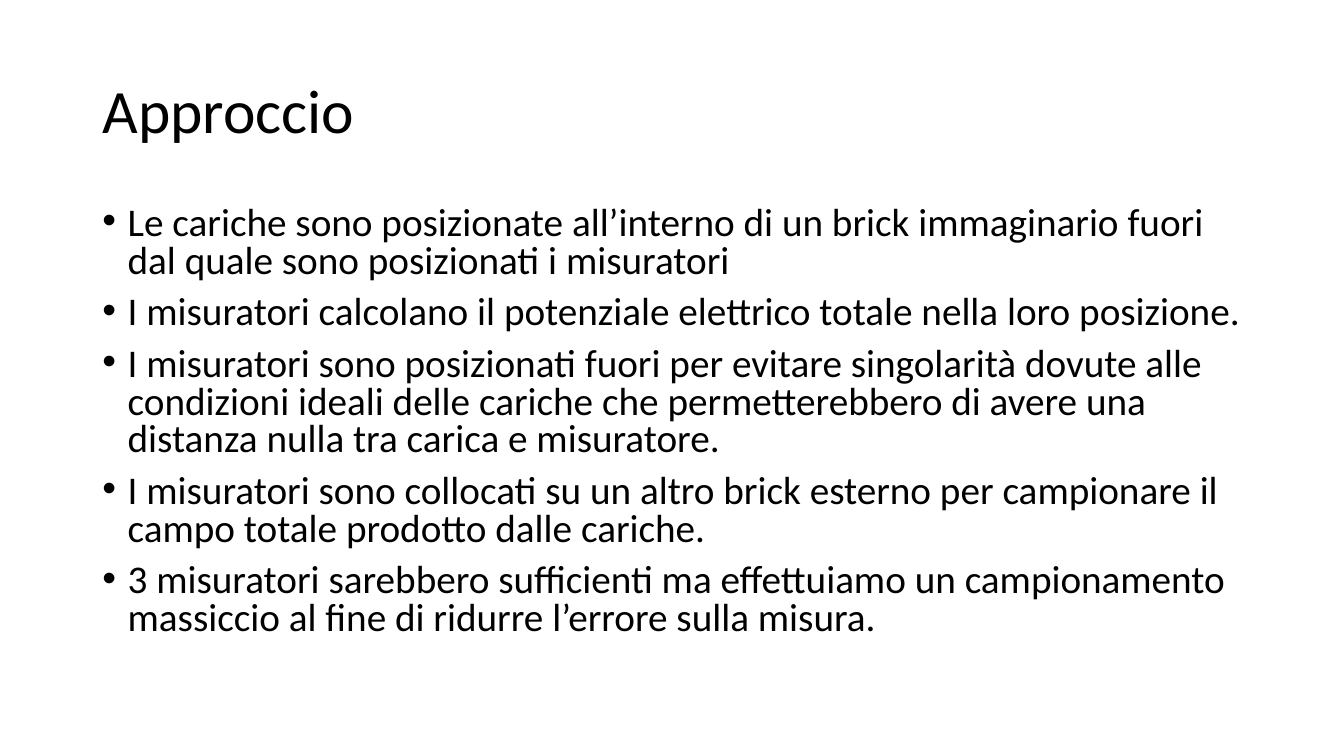
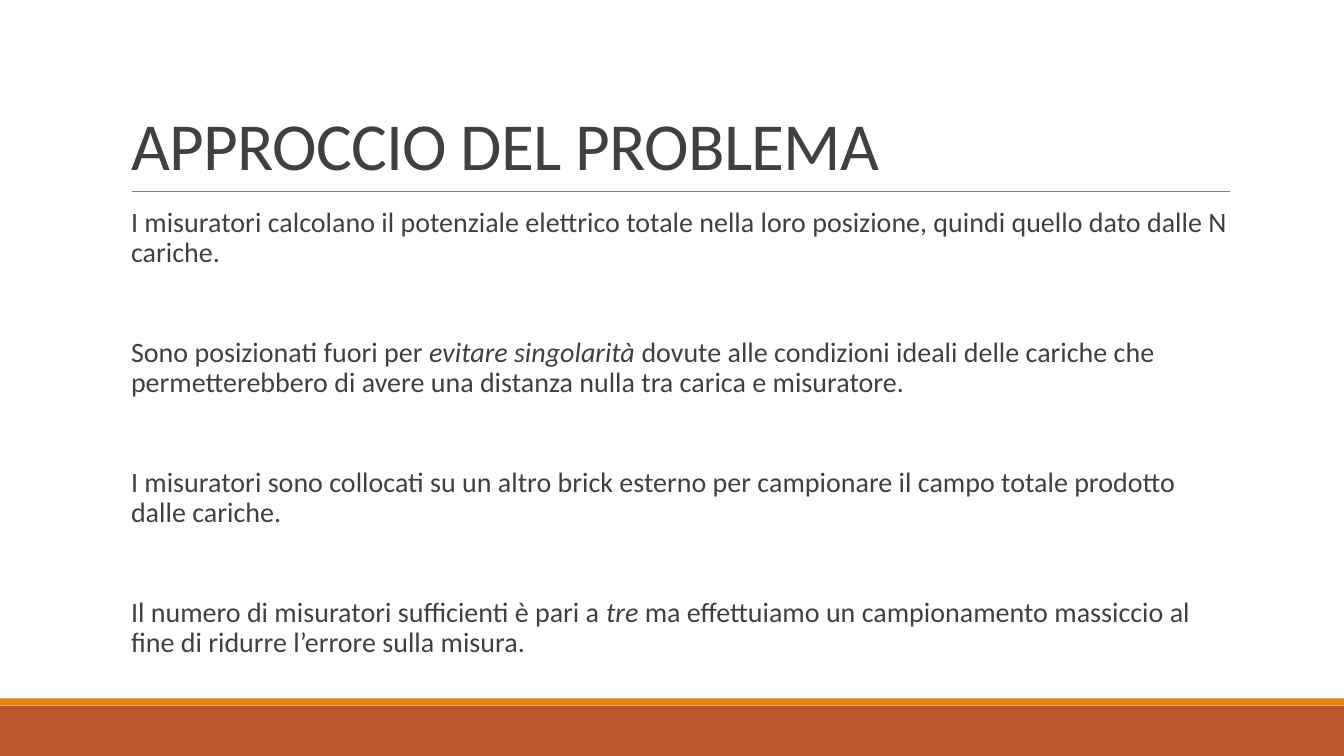
Before and after one commit to baldimario/Simplex, a slide deck: slide 3 of IDENTICAZIONE SISTEMA DI CARICHE PUNTIFORMI DA MISURE DI.pptx. Drawn at 1344x756 pixels with LibreOffice and Linux fonts; fonts in the diff are those of the drawing. Boxes give left, top, right and bottom in pixels: in the first picture for what was removed or moved away, otherwise in the second. Text is boxed around its words. In the diff, an @@ line names an element or a change of style, - is before the commit and + after.

```diff
--- a/IDENTICAZIONE SISTEMA DI CARICHE PUNTIFORMI DA MISURE DI.pptx
+++ b/IDENTICAZIONE SISTEMA DI CARICHE PUNTIFORMI DA MISURE DI.pptx
@@ title "APPROCCIO DEL PROBLEMA" at box(131, 126, 880, 171): vertical alignment middle to bottom @@
@@ title at box(131, 126, 880, 171): text changed; size 44 to 48 pt; text colour #000000 to #404040 @@
-Approccio
+APPROCCIO DEL PROBLEMA
@@ line added from (132, 192) to (1231, 192), #808080 0.5 pt @@
@@ text at box(131, 212, 1226, 397): text changed; size 28 to 20 pt; text colour #000000 to #404040 @@
-• Le cariche sono posizionate all’interno di un brick immaginario fuori dal quale sono posizionati i misuratori
-• I misuratori calcolano il potenziale elettrico totale nella loro posizione.
-• I misuratori sono posizionati fuori per evitare singolarità dovute alle condizioni ideali delle cariche che permetterebbero di avere una distanza nulla tra carica e misuratore.
+  I misuratori calcolano il potenziale elettrico totale nella loro posizione, quindi quello dato dalle N cariche.
+  Sono posizionati fuori per evitare singolarità dovute alle condizioni ideali delle cariche che permetterebbero di avere una distanza nulla tra carica e misuratore.
@@ text at box(131, 472, 1175, 522): size 28 to 20 pt, text colour #000000 to #404040 in "I misuratori sono collocati su un altro ..."; bullet • to  ; line spacing 0.8 to 0.9; more space between paragraphs @@
@@ text at box(131, 602, 1190, 652): text changed; size 28 to 20 pt; text colour #000000 to #404040 @@
-• 3 misuratori sarebbero sufficienti ma effettuiamo un campionamento massiccio al fine di ridurre l’errore sulla misura.
+  Il numero di misuratori sufficienti è pari a tre ma effettuiamo un campionamento massiccio al fine di ridurre l’errore sulla misura.
@@ rectangle added at box(0, 706, 1344, 756), fill #BD582C @@
@@ rectangle added at box(0, 699, 1344, 706), fill #E48312 @@
```
Also in this commit, not shown: 8 other slides changed, 2 slides added, 2 slides removed, 2 other files.
